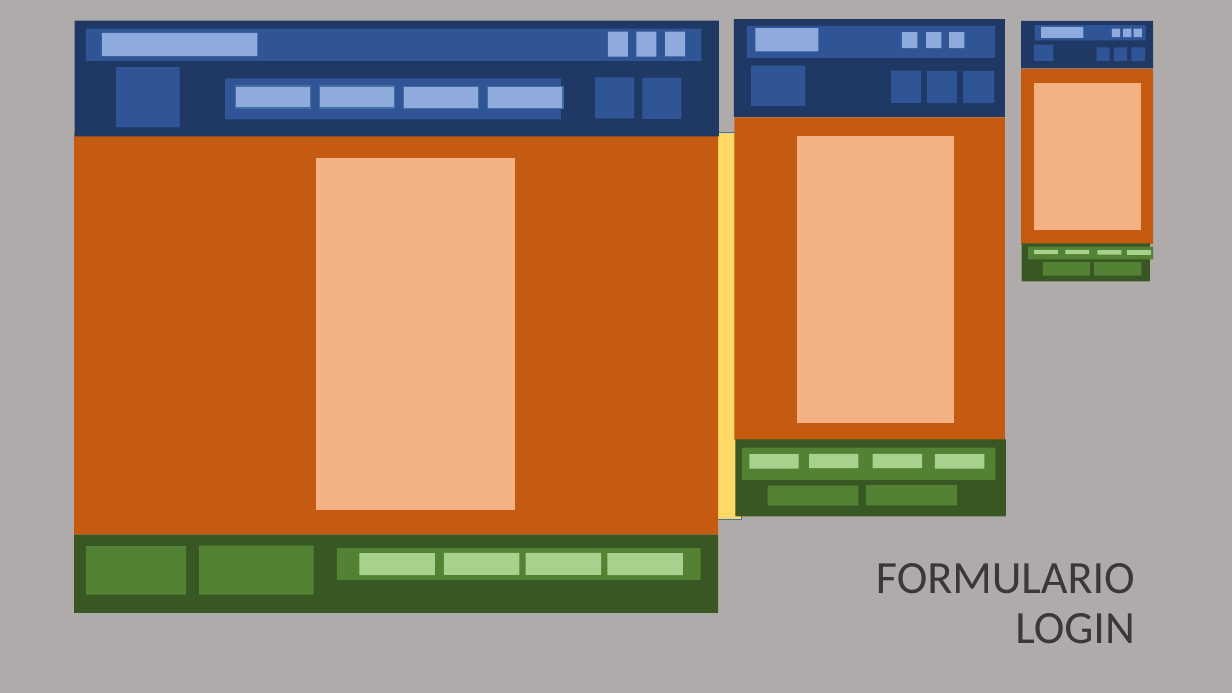
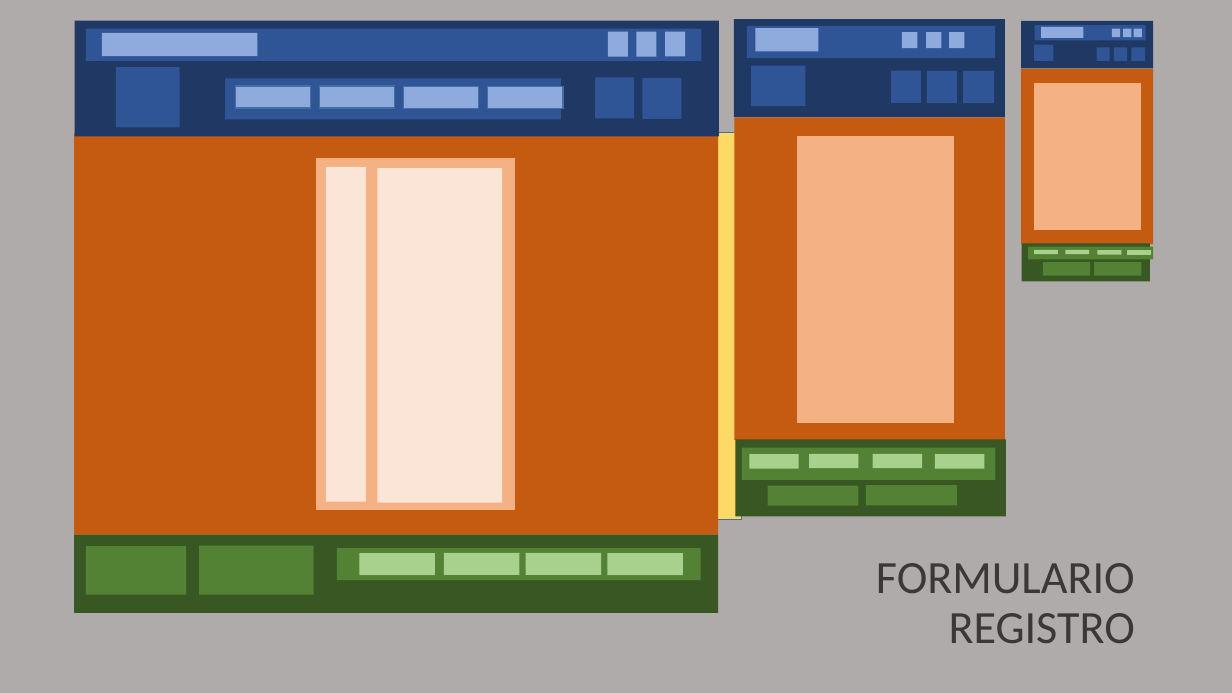
Before and after one commit to xiomaraOcampo/VisteteDePoder, a slide deck: slide 10 of diseño/wireframe CAJAS.ppt. Drawn at 1232x693 pixels with LibreOffice and Linux fonts; fonts in the diff are those of the drawing; background and template pictures are left out. Boxes give left, top, right and bottom in pixels: in the first picture for what was removed or moved away, otherwise in the second. Text is boxed around its words. In the diff, an @@ line names an element or a change of style, - is before the commit and + after.

Commit message:
formularios

```diff
--- a/diseño/wireframe CAJAS.ppt
+++ b/diseño/wireframe CAJAS.ppt
@@ rectangle added at (326,167,366,501), fill #FBE5D6 @@
@@ rectangle added at (378,168,502,502), fill #FBE5D6 @@
@@ text at (876,563,1135,643): text changed @@
-FORMULARIO LOGIN
+FORMULARIO REGISTRO
```
Also in this commit, not shown: 1 other slide changed, 5 other files.
